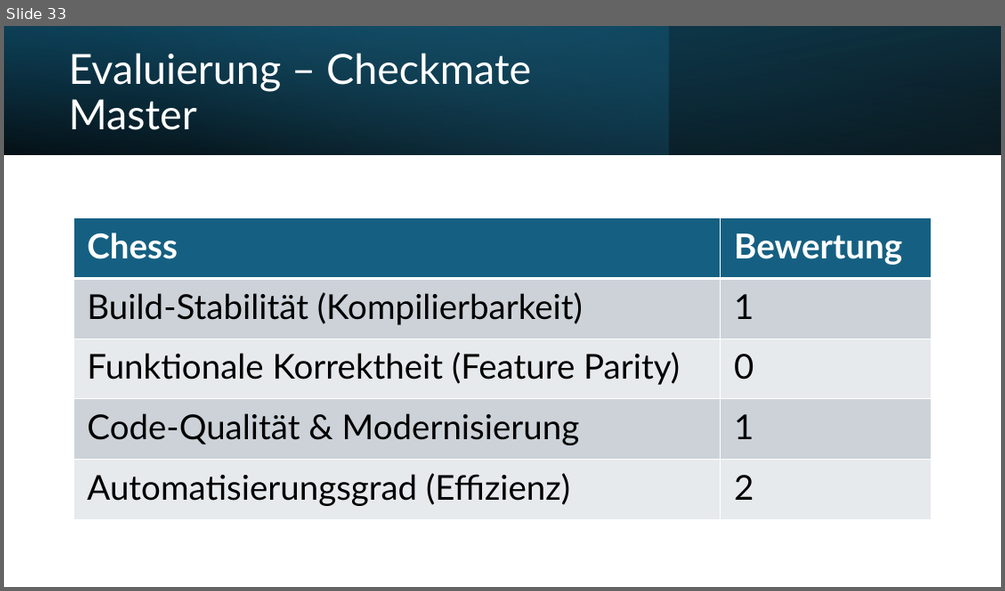
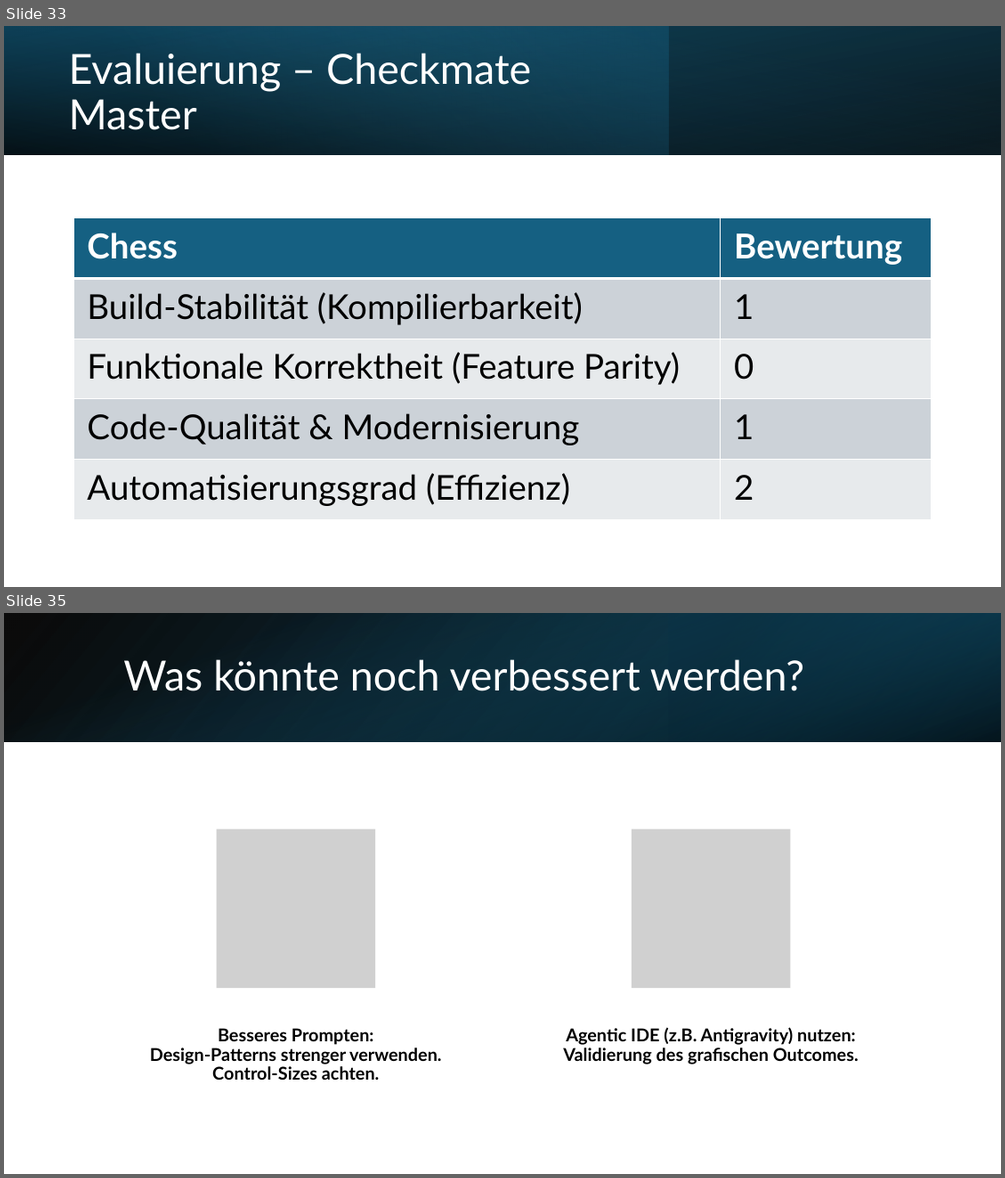
Before and after one commit to kis4-2026ss/projekt-g1-dorninger-pallinger, a slide deck: AI-Assisted Java Legacy Migration.pptx. Shown one above the other, each under a label of ours: slide 33 before the commit, slides 33 and 35 after it; the slides between them are not shown. The pictures are 1005x591 and 1005x1178 pixels, drawn with LibreOffice and Linux fonts; fonts in the diff are those of the drawing; grey boxes stand for pictures. Boxes give left, top, right and bottom in pixels: in the first picture for what was removed or moved away, otherwise in the second. Text is boxed around its words. In the diff, an @@ line names an element or a change of style, - is before the commit and + after.

```diff
--- a/AI-Assisted Java Legacy Migration.pptx
+++ b/AI-Assisted Java Legacy Migration.pptx
@@ slide 35 added at (4,613,1001,1174), background #FFFFFF @@
@@ rectangle added at (4,613,1001,742), fill gradient #000000 to #104862 @@
@@ rectangle added at (4,613,1001,742), fill gradient #156082 to #000000 @@
@@ rectangle added at (669,613,1001,742), fill gradient #0B3041 to #156082 @@
@@ title added at (123,659,804,691), 40 pt, text #FFFFFF @@
+Was könnte noch verbessert werden?
@@ group added at (150,829,858,1079): 2 pictures, 2 texts @@
+Besseres Prompten:
+Design-Patterns strenger verwenden.
+Control-Sizes achten.
+Agentic IDE (z.B. Antigravity) nutzen:
+Validierung des grafischen Outcomes.
```
Also in this commit, not shown: 16 slides changed, 1 other slide added.
